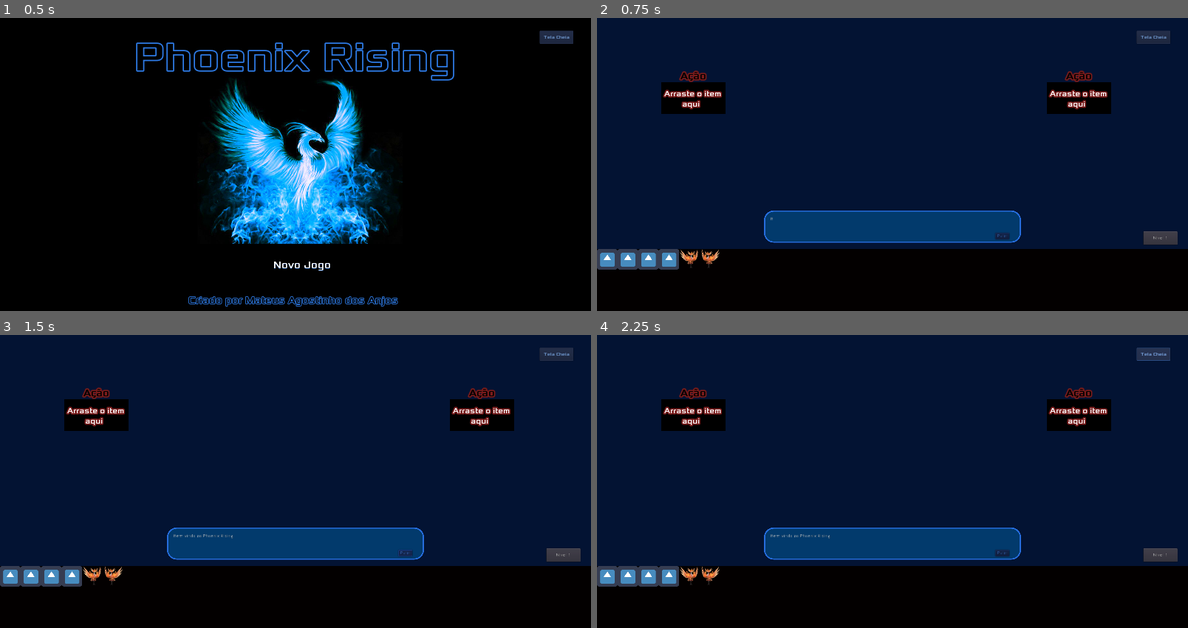
Above: before the commit, frames 1-4 (two rows, left to right).
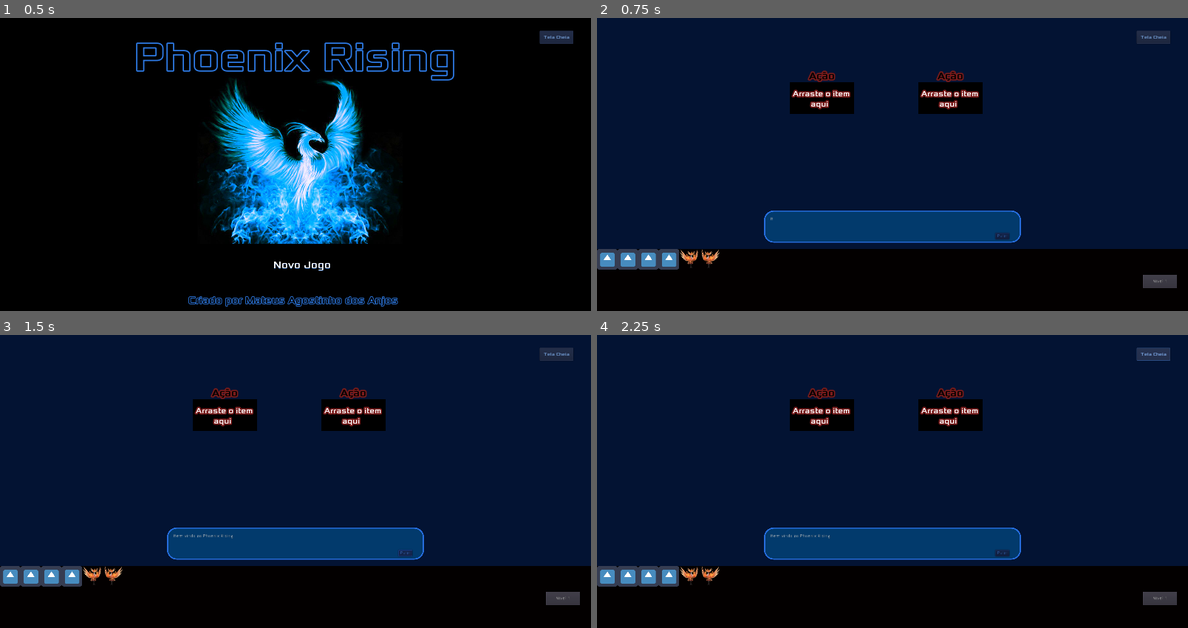
Above: after the commit, the same moments.

Repository: MateusdosAnjos/MAC0499
Game: Godot game, scene res://TelaInicial/TitleScreen.tscn
The game is run twice, just before and just after one commit, with the same random seed, the same clock (stepped at 60 frames per second) and the same inputs.
Inputs:
- Up to frame 1 (0.5 s): no input
- Up to frame 2 (0.75 s): click "Novo Jogo" at 0.5 s
- Up to frame 3 (1.5 s): click "Pular" at 1.25 s
- Up to frame 4 (2.25 s): click "Tela Cheia" at 2 s

Frame 1 is identical in both runs. In frame 2, 5.8% of the frame differs, in the area x 10-99%, y 17-93%; in frame 3, 5.8%; in frame 4, 5.8%.

Commit message:
Criado menu de entrada e saida

Diff:
--- /dev/null
+++ b/Phoenix Rising/EntradaSaida/InputOutput.tscn
@@ -0,0 +1,37 @@
+[gd_scene load_steps=3 format=2]
+
+[ext_resource path="res://Acessorios/fonts/Xolonium-Regular.ttf" type="DynamicFontData" id=1]
+
+[sub_resource type="DynamicFont" id=1]
+size = 32
+font_data = ExtResource( 1 )
+
+[node name="InputOutput" type="Control"]
+anchor_right = 1.0
+anchor_bottom = 1.0
+
+[node name="InputBase" type="ColorRect" parent="."]
+margin_left = 20.0
+margin_top = 180.0
+margin_right = 320.0
+margin_bottom = 700.0
+color = Color( 0.109804, 0.129412, 0.196078, 1 )
+
+[node name="Input" type="RichTextLabel" parent="InputBase"]
+margin_right = 300.0
+margin_bottom = 520.0
+custom_fonts/normal_font = SubResource( 1 )
+text = "Entrada:"
+
+[node name="OutputBase" type="ColorRect" parent="."]
+margin_left = 1520.0
+margin_top = 180.0
+margin_right = 1820.0
+margin_bottom = 700.0
+color = Color( 0.109804, 0.129412, 0.196078, 1 )
+
+[node name="Output" type="RichTextLabel" parent="OutputBase"]
+margin_right = 300.0
+margin_bottom = 520.0
+custom_fonts/normal_font = SubResource( 1 )
+text = "Saida:"
--- a/Phoenix Rising/Tutorial/Tutorial.tscn
+++ b/Phoenix Rising/Tutorial/Tutorial.tscn
@@ -19,7 +19,6 @@
 [node name="DialogBox" parent="." instance=ExtResource( 2 )]
 
 [node name="Invertory" parent="." instance=ExtResource( 3 )]
-editor/display_folded = true
 margin_left = 0.0
 margin_top = 0.0
 margin_right = 0.0
@@ -27,27 +26,27 @@
 
 [node name="ActionSpace" parent="Invertory" instance=ExtResource( 4 )]
 editor/display_folded = true
-margin_left = 200.0
+margin_left = 600.0
 margin_top = 200.0
-margin_right = 400.0
+margin_right = 800.0
 margin_bottom = 300.0
 
 [node name="ActionSpace2" parent="Invertory" instance=ExtResource( 4 )]
-margin_left = 1400.0
+margin_left = 1000.0
 margin_top = 200.0
-margin_right = 1600.0
+margin_right = 1200.0
 margin_bottom = 300.0
 
 [node name="FullScreen" parent="." instance=ExtResource( 5 )]
 
 [node name="Nivel 1" type="Button" parent="."]
-margin_left = 1701.45
-margin_top = 664.761
-margin_right = 1807.45
-margin_bottom = 706.761
+margin_left = 1700.0
+margin_top = 800.0
+margin_right = 1806.0
+margin_bottom = 842.0
 text = "Nivel 1"
+[connection signal="inv_help" from="Invertory" to="Invertory/ActionSpace" method="_on_Invertory_inv_help"]
 [connection signal="inv_help" from="Invertory" to="Invertory/ActionSpace2" method="_on_Invertory_inv_help"]
-[connection signal="inv_help" from="Invertory" to="Invertory/ActionSpace" method="_on_Invertory_inv_help"]
 [connection signal="entered_tree" from="Invertory/ActionSpace" to="Invertory" method="_on_ActionSpace_entered_tree"]
 [connection signal="entered_tree" from="Invertory/ActionSpace2" to="Invertory" method="_on_ActionSpace2_entered_tree"]
 [connection signal="pressed" from="FullScreen" to="." method="_on_FullScreen_pressed"]
Not shown, changed: TCC.sublime-workspace
